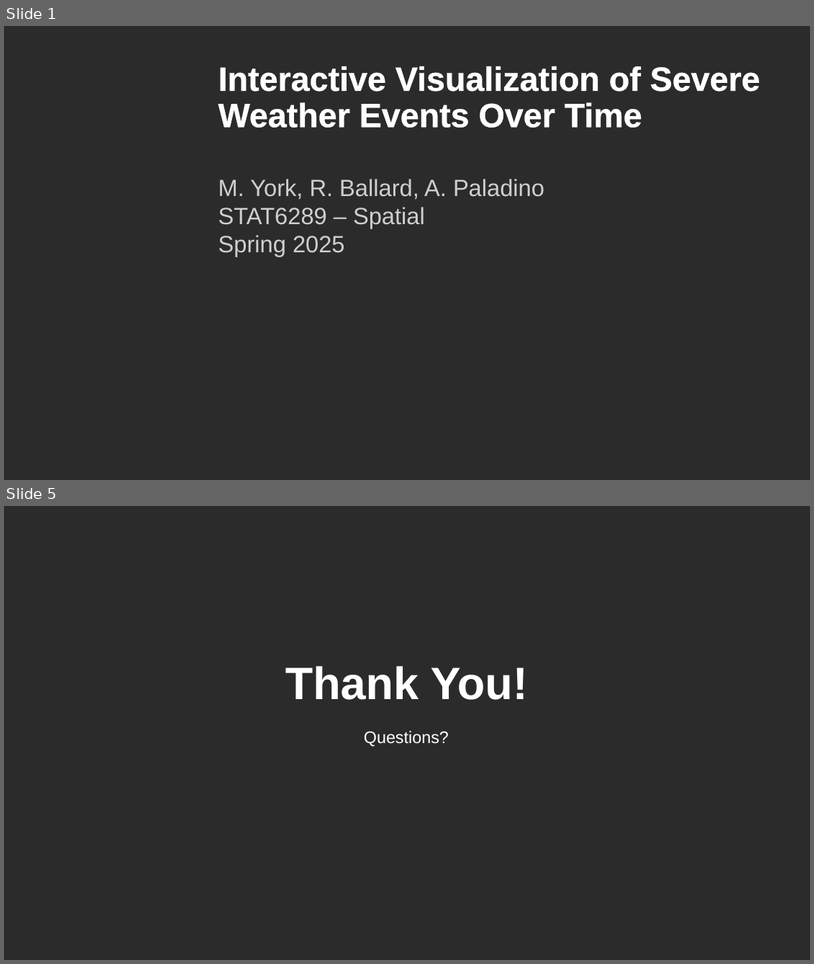
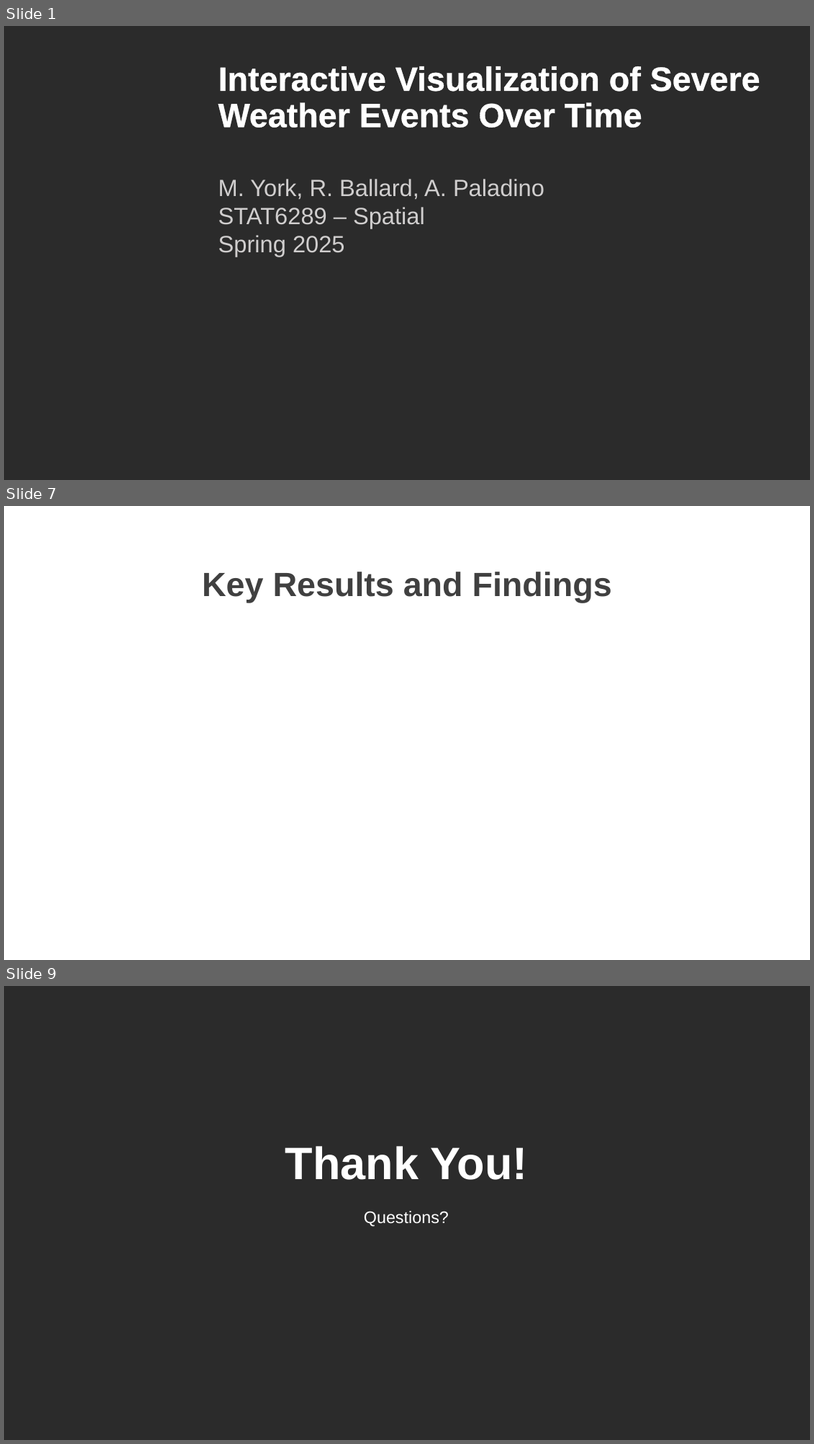
Before and after one commit to r-ballard/6289spatial_final, a slide deck: 6289_final_draft.pptx. Shown one above the other, each under a label of ours: slides 1 and 5 before the commit, slides 1, 7 and 9 after it; the slides between them are not shown. The pictures are 814x964 and 814x1444 pixels, drawn with LibreOffice and Linux fonts; fonts in the diff are those of the drawing; background and template pictures are left out; a plain dark background stands for a picture behind light text. Boxes give left, top, right and bottom in pixels: in the first picture for what was removed or moved away, otherwise in the second. Text is boxed around its words. In the diff, an @@ line names an element or a change of style, - is before the commit and + after.

```diff
--- a/6289_final_draft.pptx
+++ b/6289_final_draft.pptx
@@ slide 7 added at <box>4,506,810,960</box>, background picture (left out) @@
@@ title added at <box>202,572,612,602</box>, 40 pt, text #404040, bold @@
+Key Results and Findings
@@ what was slide 5 is now slide 9 @@
```
Also in this commit, not shown: 6 other slides added, 2 slides removed.
